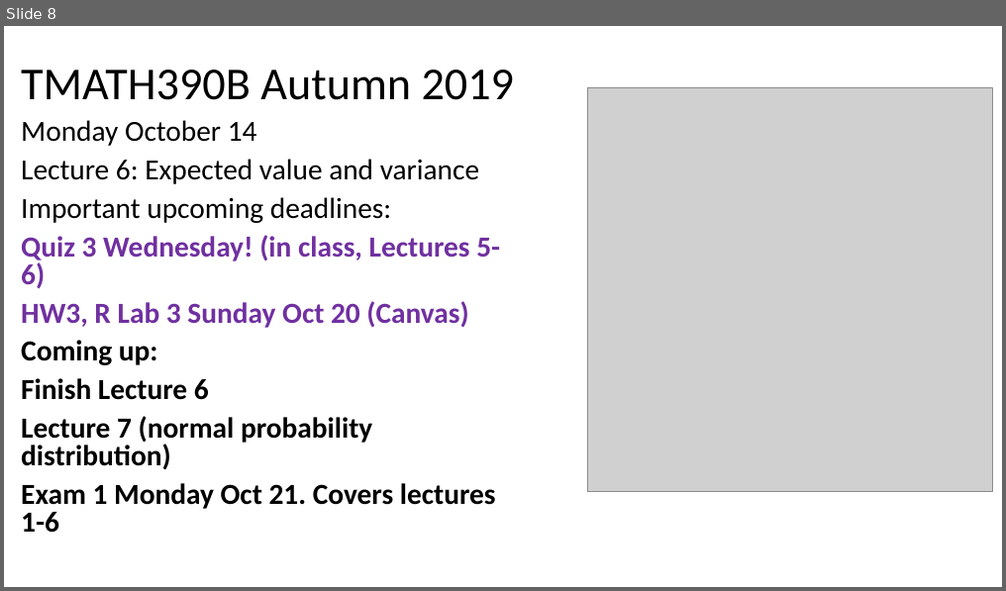
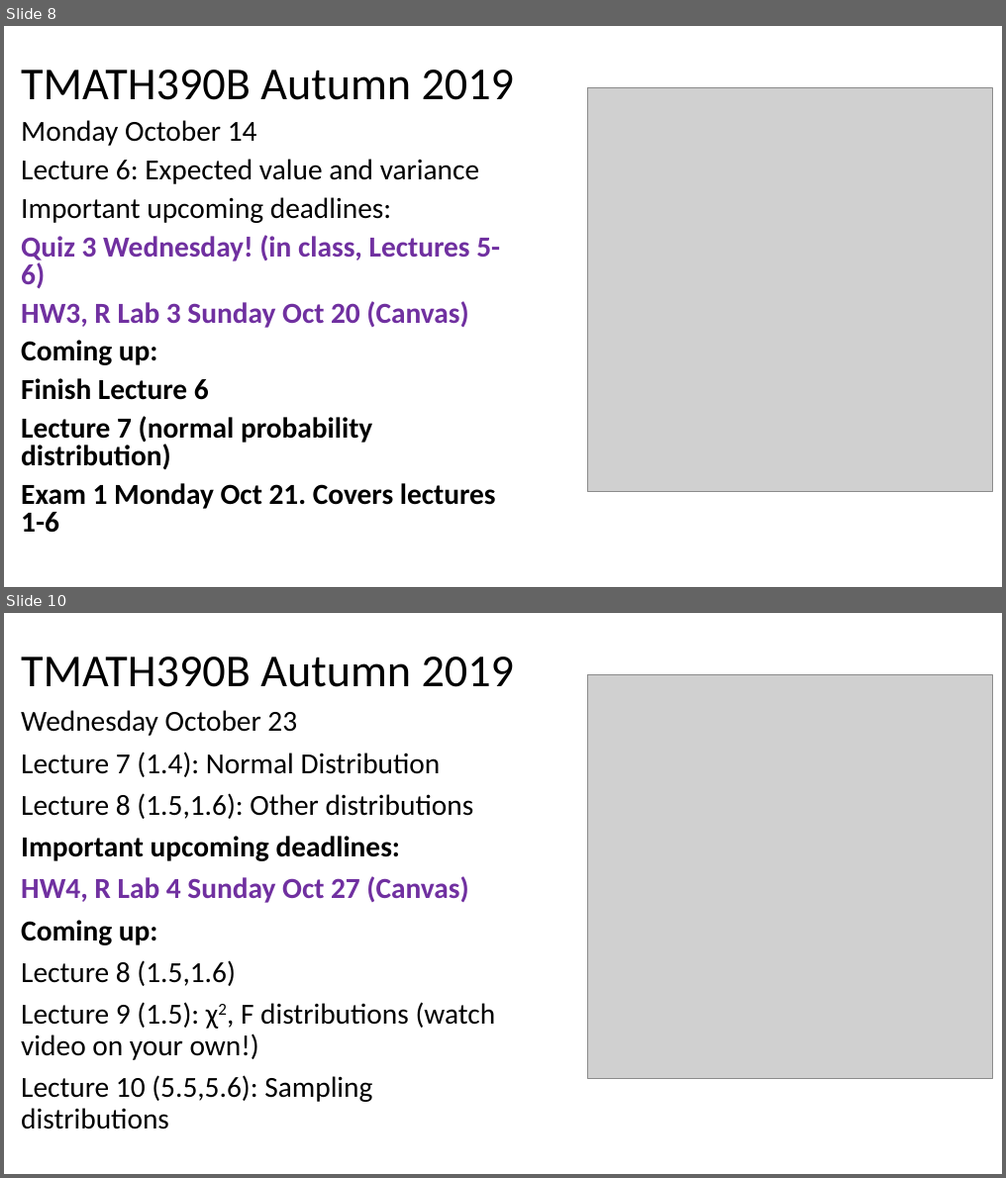
Before and after one commit to mkenn/TMATH390R, a slide deck: TMATH390InClassRProj/TMATH390Au19MW_DailyAgenda.pptx. Shown one above the other, each under a label of ours: slide 8 before the commit, slides 8 and 10 after it; the slides between them are not shown. The pictures are 1006x591 and 1006x1178 pixels, drawn with LibreOffice and Linux fonts; fonts in the diff are those of the drawing; grey boxes stand for pictures. Boxes give left, top, right and bottom in pixels: in the first picture for what was removed or moved away, otherwise in the second. Text is boxed around its words. In the diff, an @@ line names an element or a change of style, - is before the commit and + after.

```diff
--- a/TMATH390InClassRProj/TMATH390Au19MW_DailyAgenda.pptx
+++ b/TMATH390InClassRProj/TMATH390Au19MW_DailyAgenda.pptx
@@ slide 10 added at box(4, 613, 1002, 1174), background #FFFFFF @@
@@ title added at box(21, 657, 515, 687), 44 pt, text #000000 @@
+TMATH390B Autumn 2019
@@ picture added at box(588, 674, 993, 1079) @@
@@ text added at box(21, 710, 496, 1130), 28 pt, text #000000 @@
+Wednesday October 23
+Lecture 7 (1.4): Normal Distribution
+Lecture 8 (1.5,1.6): Other distributions
+Important upcoming deadlines:
+HW4, R Lab 4 Sunday Oct 27 (Canvas)
+Coming up:
+Lecture 8 (1.5,1.6)
+Lecture 9 (1.5): χ2, F distributions (watch video on your own!)
+Lecture 10 (5.5,5.6): Sampling distributions
```
Also in this commit, not shown: 4 other slides added.
